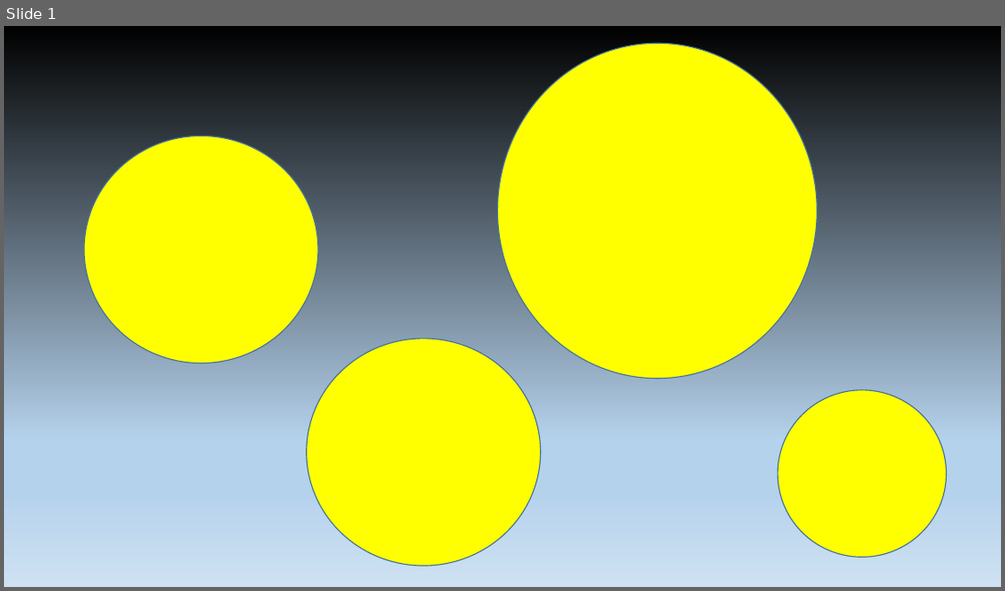
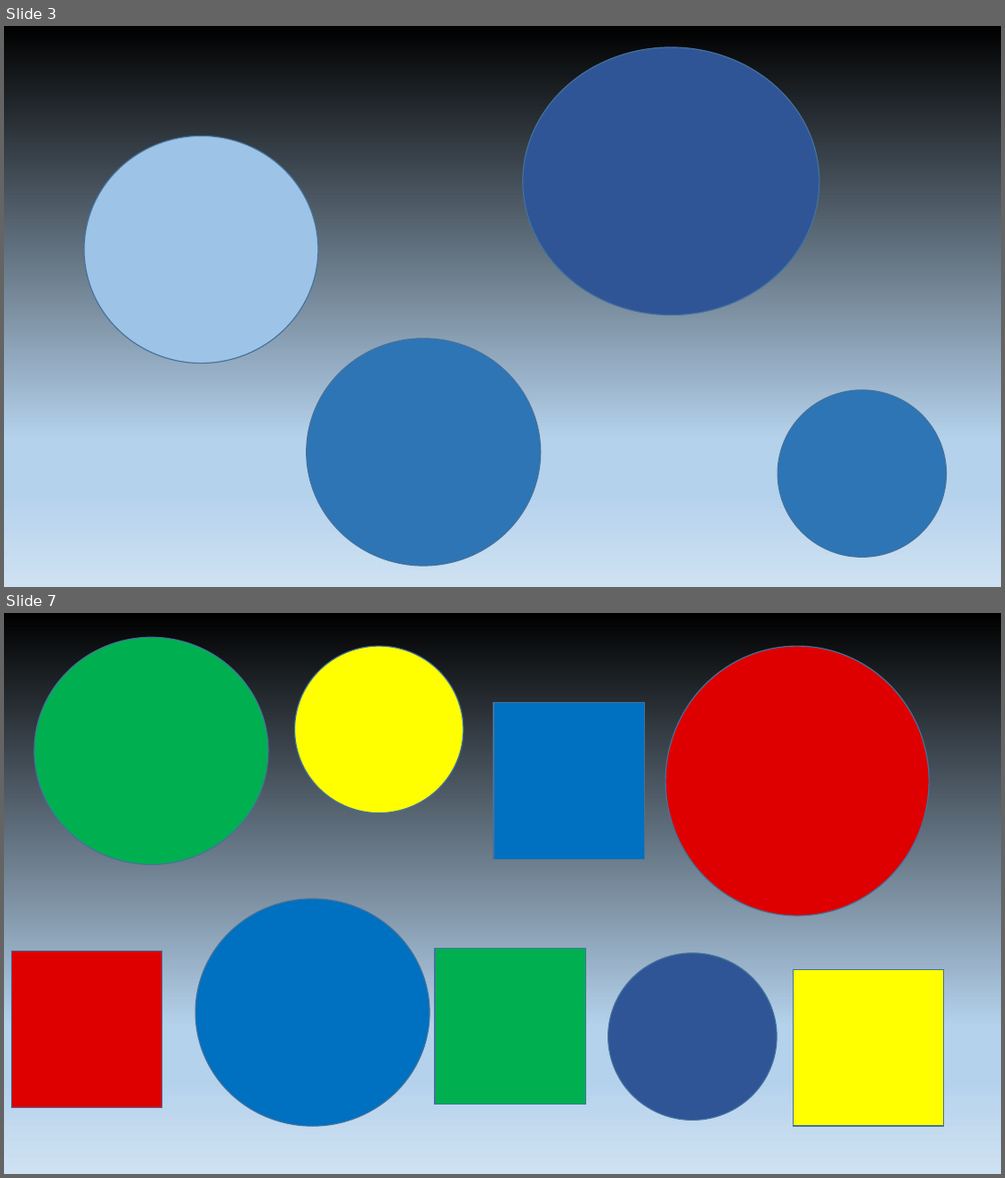
Before and after one commit to aesatchien/FRC2429_vision, a slide deck: 2020/training/Balls.pptx. Shown one above the other, each under a label of ours: slide 1 before the commit, slides 3 and 7 after it; the slides between them are not shown. The pictures are 1005x591 and 1005x1178 pixels, drawn with LibreOffice and Linux fonts; fonts in the diff are those of the drawing. Boxes give left, top, right and bottom in pixels: in the first picture for what was removed or moved away, otherwise in the second. Text is boxed around its words. In the diff, an @@ line names an element or a change of style, - is before the commit and + after.

```diff
--- a/2020/training/Balls.pptx
+++ b/2020/training/Balls.pptx
@@ slide 7 added at [4,613,1001,1174], background gradient #000000 to #B5D2EC to #CEE1F2 @@
@@ ellipse added at [34,637,268,864], fill #00B050, outline #43739E 1 pt @@
@@ ellipse added at [295,646,463,812], fill #FFFF00, outline #43739E 1 pt @@
@@ ellipse added at [666,646,929,916], fill #DE0000, outline #43739E 1 pt @@
@@ rectangle added at [494,703,645,859], fill #0070C0, outline #43739E 1 pt @@
@@ ellipse added at [195,899,429,1126], fill #0070C0, outline #43739E 1 pt @@
@@ rectangle added at [11,951,162,1107], fill #DE0000, outline #43739E 1 pt @@
@@ rectangle added at [435,948,586,1104], fill #00B050, outline #43739E 1 pt @@
@@ ellipse added at [608,953,777,1120], fill #2F5597, outline #43739E 1 pt @@
@@ rectangle added at [793,970,944,1126], fill #FFFF00, outline #43739E 1 pt @@
@@ what was slide 1 is now slide 3 @@
@@ slide 3 changed as well @@
@@ ellipse: place and size @@
-ellipse at [498,43,817,378]
+ellipse at [523,47,820,315]
@@ ellipse at [523,47,820,315]: fill #FFFF00 to #2F5597 @@
@@ ellipse at [84,136,318,363]: fill #FFFF00 to #9DC3E6 @@
@@ ellipse at [306,338,540,566]: fill #FFFF00 to #2E75B6 @@
@@ ellipse at [778,390,947,557]: fill #FFFF00 to #2E75B6 @@
```
Also in this commit, not shown: 6 other slides added, 8 other files.
